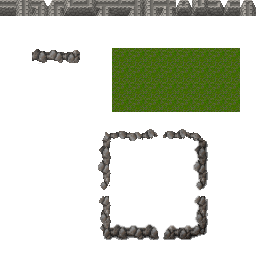
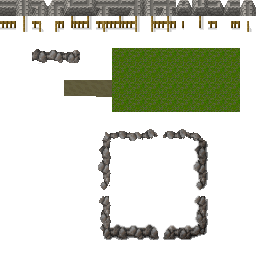
Layers edited between the first and the second (256, 256) image:
painted on "Background" over [0, 16, 252, 97]
